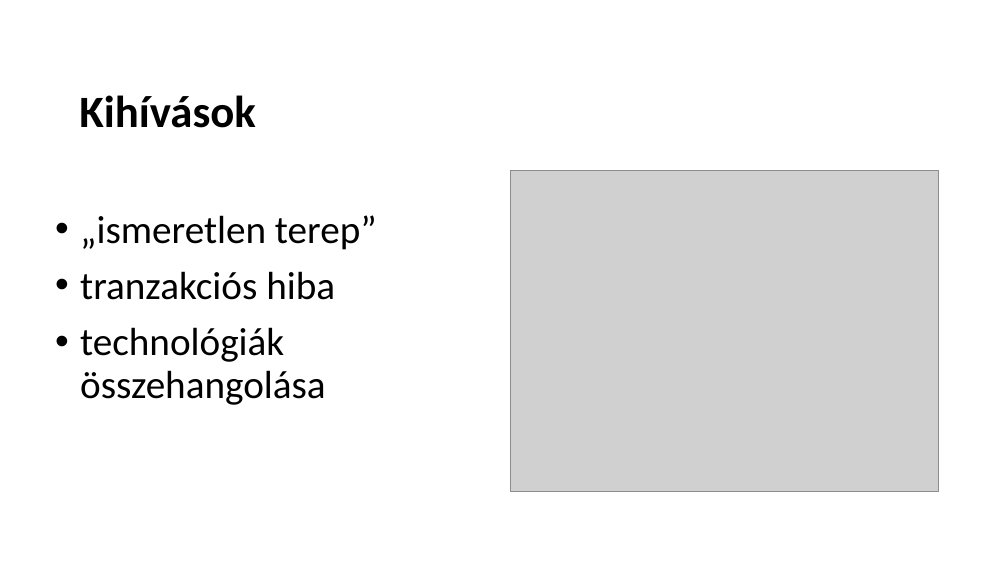
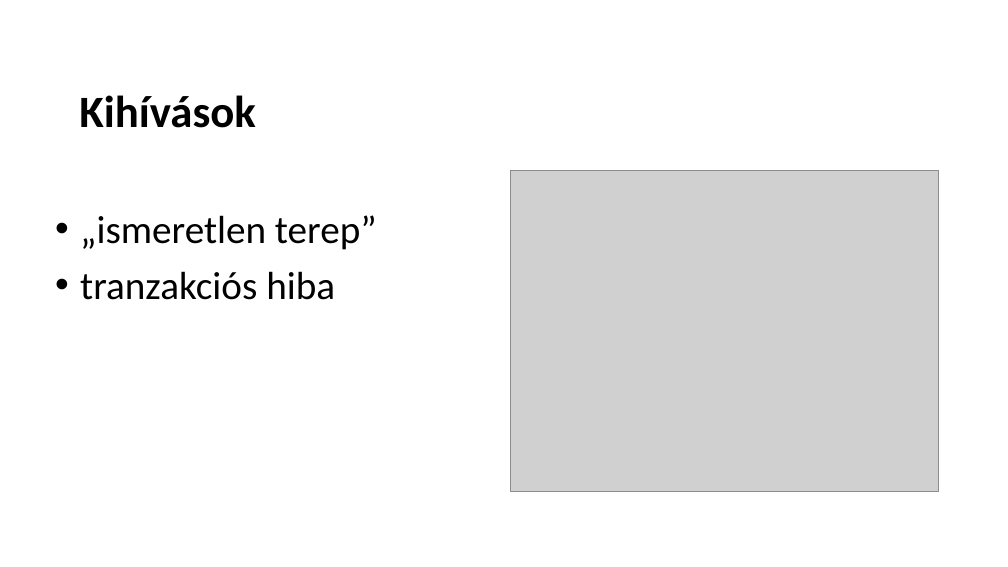
Before and after one commit to schonherz-java-ee-2016-summer/project, a slide deck: slide 6 of presentations/landing/Balogh_Istvan/Balogh_Istvan_prezentacio.pptx. Drawn at 1008x567 pixels with LibreOffice and Linux fonts; fonts in the diff are those of the drawing; grey boxes stand for pictures; background and template pictures are left out. Boxes give left, top, right and bottom in pixels: in the first picture for what was removed or moved away, otherwise in the second. Text is boxed around its words. In the diff, an @@ line names an element or a change of style, - is before the commit and + after.

```diff
--- a/presentations/landing/Balogh_Istvan/Balogh_Istvan_prezentacio.pptx
+++ b/presentations/landing/Balogh_Istvan/Balogh_Istvan_prezentacio.pptx
@@ text at box(80, 327, 325, 405): paragraph removed @@
-• technológiák összehangolása
```
Also in this commit, not shown: 2 other slides changed.
